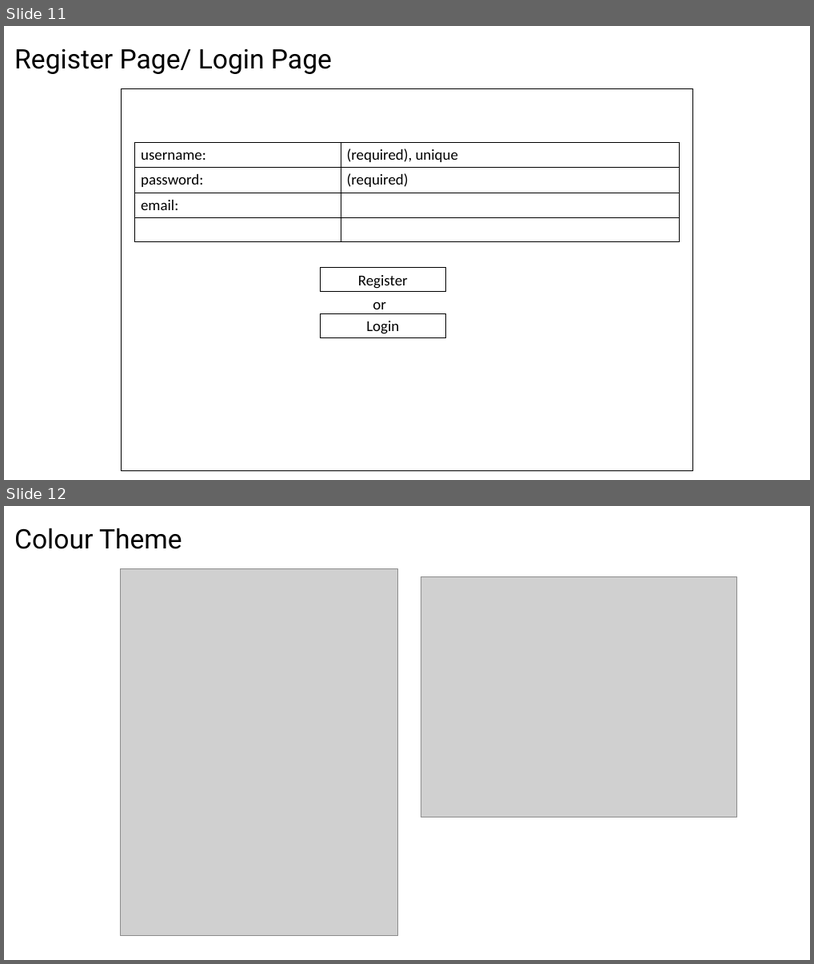
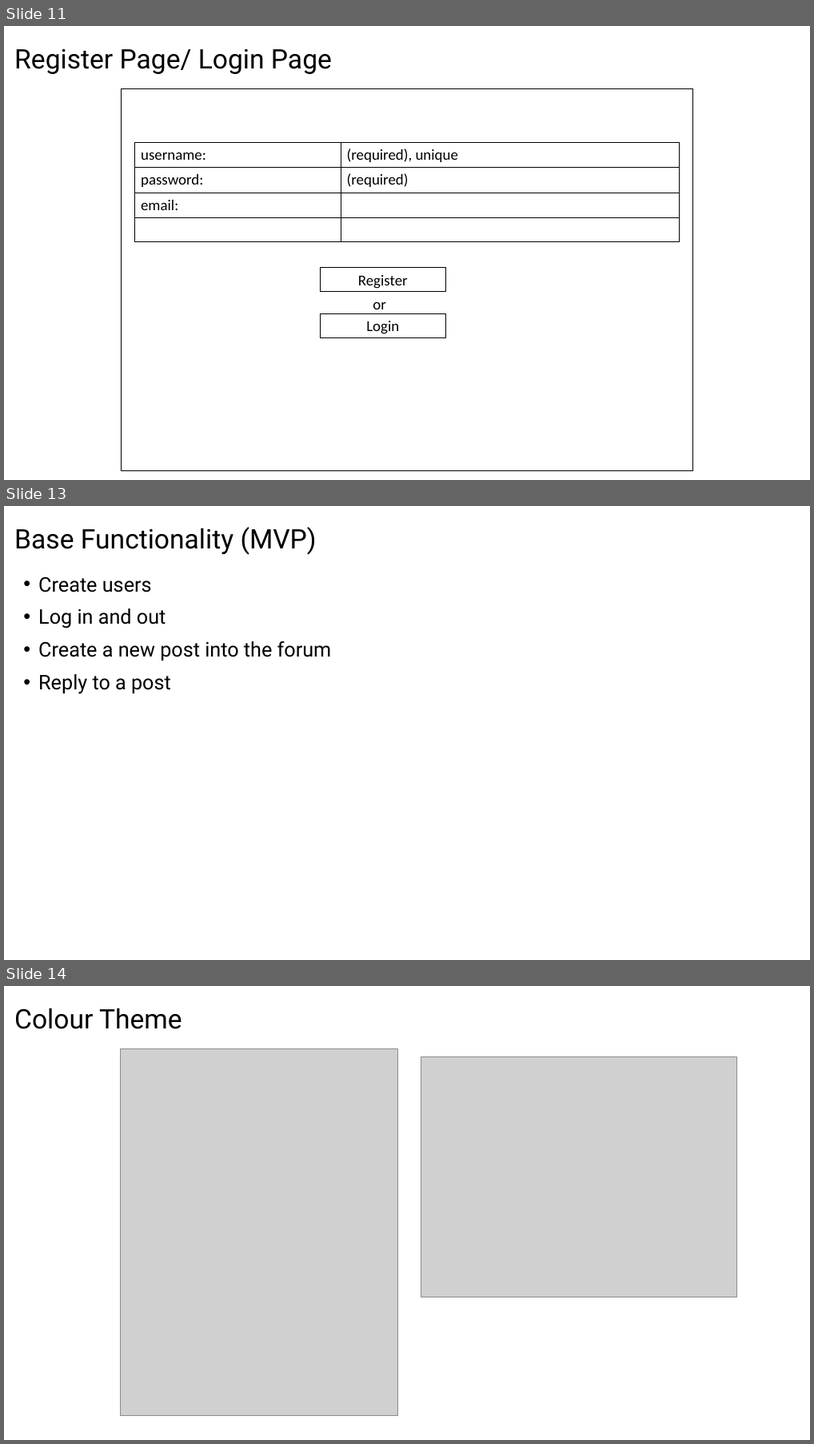
Before and after one commit to SherwinKhoo/travel-go-where, a slide deck: Project-3.pptx. Shown one above the other, each under a label of ours: slides 11 and 12 before the commit, slides 11, 13 and 14 after it; the slides between them are not shown. The pictures are 814x964 and 814x1444 pixels, drawn with LibreOffice and Linux fonts; fonts in the diff are those of the drawing; grey boxes stand for pictures. Boxes give left, top, right and bottom in pixels: in the first picture for what was removed or moved away, otherwise in the second. Text is boxed around its words. In the diff, an @@ line names an element or a change of style, - is before the commit and + after.

```diff
--- a/Project-3.pptx
+++ b/Project-3.pptx
@@ slide 13 added at [4, 506, 810, 960], background #FFFFFF @@
@@ title added at [14, 527, 317, 555], 32 pt, text #000000 @@
+Base Functionality (MVP)
@@ text added at [38, 577, 332, 694], 24 pt, text #000000 @@
+• Create users
+• Log in and out
+• Create a new post into the forum
+• Reply to a post
@@ what was slide 12 is now slide 14 @@
```
Also in this commit, not shown: 2 slides changed, 4 other slides added, 1 slide removed.
